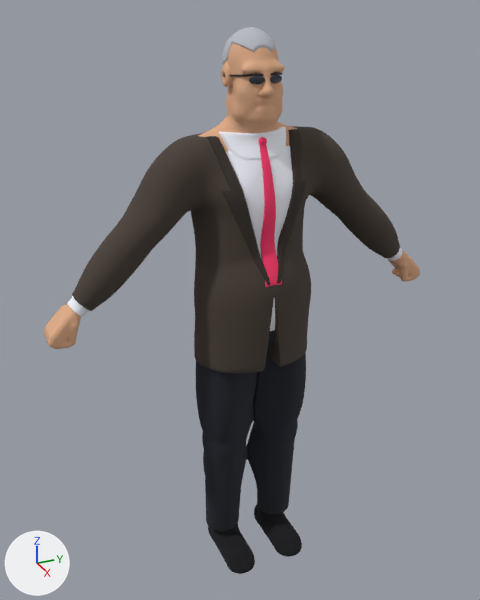
An edit to the glTF model assets/models/sculpt/dex.glb, drawn before and after from the same camera.
Camera for both pictures: a 50 mm camera at (1.922, -0.905, 2.025) aimed at (-0.045, -0.019, 1.042). Arrows for +X, +Y and +Z are at lower left; the lights stay in place. The older version comes first.

Names of what the first picture shows: 'body', 'hair:slick' and 1 more.
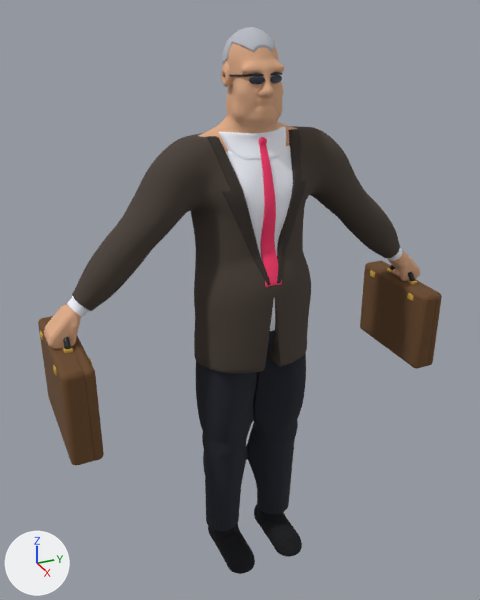
Changed parts and their boxes (x1, y1, x2, y2) in the pictures (480 x 600 px):
'prop:guard-case', added: after (360, 261, 442, 369)
    faces in mat_case (brown #6b4a2b): (360, 261, 442, 369)
'prop:case', added: after (38, 316, 104, 465)
    faces in mat_case (brown #6b4a2b): (38, 316, 104, 465)

The edits, one by one:
Material 'brass' (mat_brass) is new.
Its base color is (0.584, 0.352, 0.0452) (yellow #c9a03c).
Its roughness is 1.0.
Material 'case' (mat_case) is new.
Its base color is (0.147, 0.0685, 0.0242) (brown #6b4a2b).
Its roughness is 1.0.
Mesh me_prop_guard_case is new.
It has 1216 vertices, 2400 faces and spans x -0.194..0.194, y 0.597..0.699, z 0.728..1.09.
Faces by material slot: [874, 1034, 492].
It uses material mat_case (brown #6b4a2b).
It uses material mat_frame (black #1d1d22).
It uses material mat_brass (yellow #c9a03c).
Mesh me_prop_case is new.
It has 1216 vertices, 2400 faces and spans x -0.215..0.215, y -0.704..-0.592, z 0.708..1.09.
Faces by material slot: [888, 1056, 456].
It uses material mat_case (brown #6b4a2b).
It uses material mat_frame (black #1d1d22).
It uses material mat_brass (yellow #c9a03c).
Object 'prop:guard-case' (ob_prop_guard_case) is new; it shows me_prop_guard_case.
Its location is (0.0, 0.0, 0.0).
Object 'prop:case' (ob_prop_case) is new; it shows me_prop_case.
Its location is (0.0, 0.0, 0.0).
